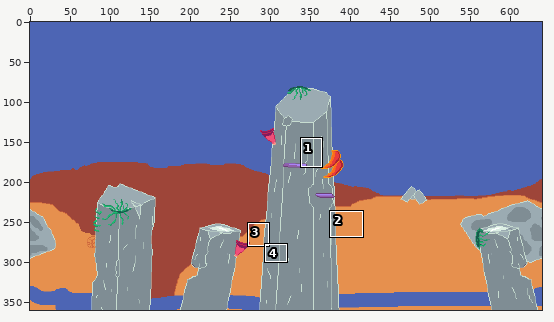
One commit to this pixel-art file: Assets/Sprites/yvanPixelArt/background/background.aseprite. The picture above shows the old version from afar; the outline marks the close-up.
Close-up. As it was:
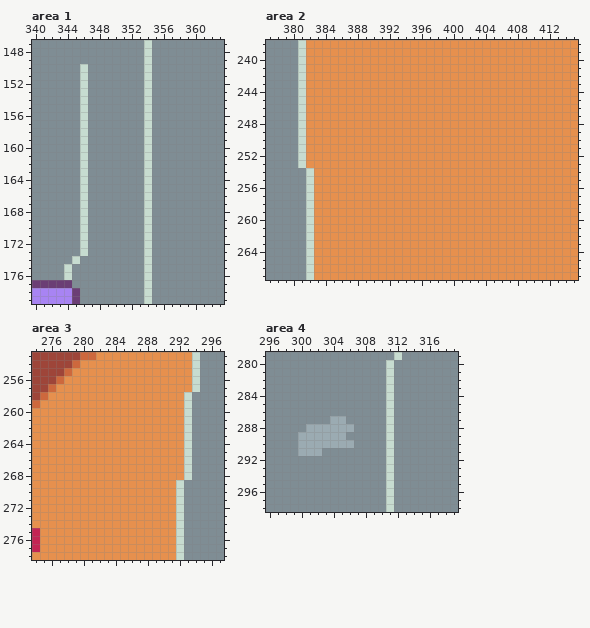
640x360 pixels, 1 frame. Shown: area 1: x 340..363, y 147..179; area 2: x 377..415, y 238..267; area 3: x 274..297, y 253..278; area 4: x 296..319, y 279..298. The commit also changed other parts of the picture, which this record leaves out.
Now the later version:
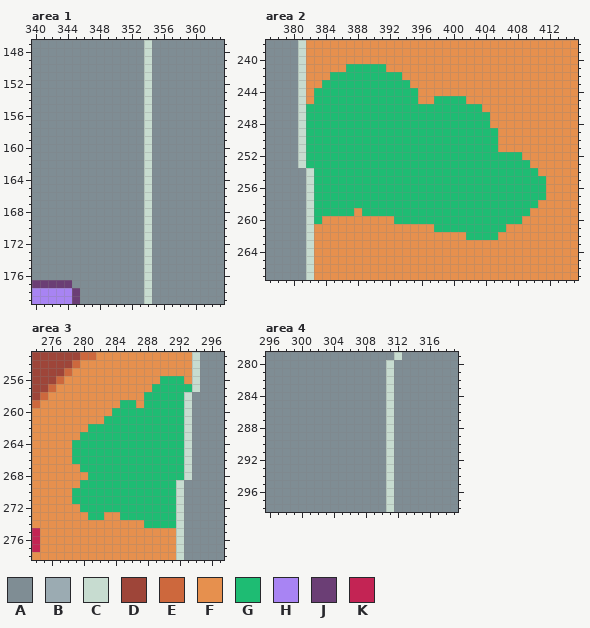
Palette (. is transparent): A #7f8d94  B #9babb2  C #c7dcd0  D #9e4539  E #cd683d  F #e6904e  G #1ebc73  H #a884f3  J #6b3e75  K #c32454
Diff:
layer "Background Bushes" added
--- area 1, layer "Big rock"
@@ x 342..348 @@
 149 AAAAAAA
-150 AAAACAA
-151 AAAACAA
-152 AAAACAA
-153 AAAACAA
-154 AAAACAA
-155 AAAACAA
-156 AAAACAA
-157 AAAACAA
-158 AAAACAA
-159 AAAACAA
-160 AAAACAA
-161 AAAACAA
-162 AAAACAA
-163 AAAACAA
-164 AAAACAA
-165 AAAACAA
-166 AAAACAA
-167 AAAACAA
-168 AAAACAA
-169 AAAACAA
-170 AAAACAA
-171 AAAACAA
-172 AAAACAA
-173 AAAACAA
-174 AAACAAA
-175 AACAAAA
-176 AACAAAA
+150 AAAAAAA
+151 AAAAAAA
+152 AAAAAAA
+153 AAAAAAA
+154 AAAAAAA
+155 AAAAAAA
+156 AAAAAAA
+157 AAAAAAA
+158 AAAAAAA
+159 AAAAAAA
+160 AAAAAAA
+161 AAAAAAA
+162 AAAAAAA
+163 AAAAAAA
+164 AAAAAAA
+165 AAAAAAA
+166 AAAAAAA
+167 AAAAAAA
+168 AAAAAAA
+169 AAAAAAA
+170 AAAAAAA
+171 AAAAAAA
+172 AAAAAAA
+173 AAAAAAA
+174 AAAAAAA
+175 AAAAAAA
+176 AAAAAAA
 177 JJJAAAA
--- area 2, layer "Background Bushes"
@@ x 377..415 @@
 240 AAAACFFFFFFFFFFFFFFFFFFFFFFFFFFFFFFFFFF
-241 AAAACFFFFFFFFFFFFFFFFFFFFFFFFFFFFFFFFFF
-242 AAAACFFFFFFFFFFFFFFFFFFFFFFFFFFFFFFFFFF
-243 AAAACFFFFFFFFFFFFFFFFFFFFFFFFFFFFFFFFFF
-244 AAAACFFFFFFFFFFFFFFFFFFFFFFFFFFFFFFFFFF
-245 AAAACFFFFFFFFFFFFFFFFFFFFFFFFFFFFFFFFFF
-246 AAAACFFFFFFFFFFFFFFFFFFFFFFFFFFFFFFFFFF
-247 AAAACFFFFFFFFFFFFFFFFFFFFFFFFFFFFFFFFFF
-248 AAAACFFFFFFFFFFFFFFFFFFFFFFFFFFFFFFFFFF
-249 AAAACFFFFFFFFFFFFFFFFFFFFFFFFFFFFFFFFFF
-250 AAAACFFFFFFFFFFFFFFFFFFFFFFFFFFFFFFFFFF
-251 AAAACFFFFFFFFFFFFFFFFFFFFFFFFFFFFFFFFFF
-252 AAAACFFFFFFFFFFFFFFFFFFFFFFFFFFFFFFFFFF
-253 AAAACFFFFFFFFFFFFFFFFFFFFFFFFFFFFFFFFFF
-254 AAAAACFFFFFFFFFFFFFFFFFFFFFFFFFFFFFFFFF
-255 AAAAACFFFFFFFFFFFFFFFFFFFFFFFFFFFFFFFFF
-256 AAAAACFFFFFFFFFFFFFFFFFFFFFFFFFFFFFFFFF
-257 AAAAACFFFFFFFFFFFFFFFFFFFFFFFFFFFFFFFFF
-258 AAAAACFFFFFFFFFFFFFFFFFFFFFFFFFFFFFFFFF
-259 AAAAACFFFFFFFFFFFFFFFFFFFFFFFFFFFFFFFFF
-260 AAAAACFFFFFFFFFFFFFFFFFFFFFFFFFFFFFFFFF
-261 AAAAACFFFFFFFFFFFFFFFFFFFFFFFFFFFFFFFFF
-262 AAAAACFFFFFFFFFFFFFFFFFFFFFFFFFFFFFFFFF
+241 AAAACFFFFFGGGGGFFFFFFFFFFFFFFFFFFFFFFFF
+242 AAAACFFFGGGGGGGGGFFFFFFFFFFFFFFFFFFFFFF
+243 AAAACFFGGGGGGGGGGGFFFFFFFFFFFFFFFFFFFFF
+244 AAAACFGGGGGGGGGGGGGFFFFFFFFFFFFFFFFFFFF
+245 AAAACFGGGGGGGGGGGGGFFGGGGFFFFFFFFFFFFFF
+246 AAAACGGGGGGGGGGGGGGGGGGGGGGFFFFFFFFFFFF
+247 AAAACGGGGGGGGGGGGGGGGGGGGGGGFFFFFFFFFFF
+248 AAAACGGGGGGGGGGGGGGGGGGGGGGGFFFFFFFFFFF
+249 AAAACGGGGGGGGGGGGGGGGGGGGGGGGFFFFFFFFFF
+250 AAAACGGGGGGGGGGGGGGGGGGGGGGGGFFFFFFFFFF
+251 AAAACGGGGGGGGGGGGGGGGGGGGGGGGFFFFFFFFFF
+252 AAAACGGGGGGGGGGGGGGGGGGGGGGGGGGGFFFFFFF
+253 AAAACGGGGGGGGGGGGGGGGGGGGGGGGGGGGFFFFFF
+254 AAAAACGGGGGGGGGGGGGGGGGGGGGGGGGGGGFFFFF
+255 AAAAACGGGGGGGGGGGGGGGGGGGGGGGGGGGGGFFFF
+256 AAAAACGGGGGGGGGGGGGGGGGGGGGGGGGGGGGFFFF
+257 AAAAACGGGGGGGGGGGGGGGGGGGGGGGGGGGGGFFFF
+258 AAAAACGGGGGGGGGGGGGGGGGGGGGGGGGGGGFFFFF
+259 AAAAACGGGGGFGGGGGGGGGGGGGGGGGGGGGFFFFFF
+260 AAAAACGFFFFFFFFFGGGGGGGGGGGGGGGGFFFFFFF
+261 AAAAACFFFFFFFFFFFFFFFGGGGGGGGGFFFFFFFFF
+262 AAAAACFFFFFFFFFFFFFFFFFFFGGGGFFFFFFFFFF
 263 AAAAACFFFFFFFFFFFFFFFFFFFFFFFFFFFFFFFFF
--- area 3, layer "Background Bushes"
@@ x 274..297 @@
 255 DDDDEFFFFFFFFFFFFFFFCAAA
-256 DDDEFFFFFFFFFFFFFFFFCAAA
-257 DDEFFFFFFFFFFFFFFFFFCAAA
-258 DEFFFFFFFFFFFFFFFFFCAAAA
-259 EFFFFFFFFFFFFFFFFFFCAAAA
-260 FFFFFFFFFFFFFFFFFFFCAAAA
-261 FFFFFFFFFFFFFFFFFFFCAAAA
-262 FFFFFFFFFFFFFFFFFFFCAAAA
-263 FFFFFFFFFFFFFFFFFFFCAAAA
-264 FFFFFFFFFFFFFFFFFFFCAAAA
-265 FFFFFFFFFFFFFFFFFFFCAAAA
-266 FFFFFFFFFFFFFFFFFFFCAAAA
-267 FFFFFFFFFFFFFFFFFFFCAAAA
-268 FFFFFFFFFFFFFFFFFFFCAAAA
-269 FFFFFFFFFFFFFFFFFFCAAAAA
-270 FFFFFFFFFFFFFFFFFFCAAAAA
-271 FFFFFFFFFFFFFFFFFFCAAAAA
-272 FFFFFFFFFFFFFFFFFFCAAAAA
-273 FFFFFFFFFFFFFFFFFFCAAAAA
-274 FFFFFFFFFFFFFFFFFFCAAAAA
+256 DDDEFFFFFFFFFFFFGGGFCAAA
+257 DDEFFFFFFFFFFFFGGGGGCAAA
+258 DEFFFFFFFFFFFFGGGGGCAAAA
+259 EFFFFFFFFFFGGFGGGGGCAAAA
+260 FFFFFFFFFFGGGGGGGGGCAAAA
+261 FFFFFFFFFGGGGGGGGGGCAAAA
+262 FFFFFFFGGGGGGGGGGGGCAAAA
+263 FFFFFFGGGGGGGGGGGGGCAAAA
+264 FFFFFGGGGGGGGGGGGGGCAAAA
+265 FFFFFGGGGGGGGGGGGGGCAAAA
+266 FFFFFGGGGGGGGGGGGGGCAAAA
+267 FFFFFFGGGGGGGGGGGGGCAAAA
+268 FFFFFFFGGGGGGGGGGGGCAAAA
+269 FFFFFFGGGGGGGGGGGGCAAAAA
+270 FFFFFGGGGGGGGGGGGGCAAAAA
+271 FFFFFGGGGGGGGGGGGGCAAAAA
+272 FFFFFFGGGGGGGGGGGGCAAAAA
+273 FFFFFFFGGFFGGGGGGGCAAAAA
+274 FFFFFFFFFFFFFFGGGGCAAAAA
 275 KFFFFFFFFFFFFFFFFFCAAAAA
--- area 4, layers "Flowers", "Big rock"
@@ x 298..308 @@
 286 AAAAAAAAAAA
-287 AAAAAABBAAA
-288 AAABBBBBBAA
-289 AABBBBBBAAA
-290 AABBBBBBBAA
-291 AABBBAAAAAA
+287 AAAAAAAAAAA
+288 AAAAAAAAAAA
+289 AAAAAAAAAAA
+290 AAAAAAAAAAA
+291 AAAAAAAAAAA
 292 AAAAAAAAAAA
Where, in picture pixels (left, top, right, bottom), the same in both close-ups:
changed: (64, 64, 88, 280)
changed: (306, 64, 546, 240)
changed: (72, 376, 192, 528)
changed: (298, 416, 354, 456)
